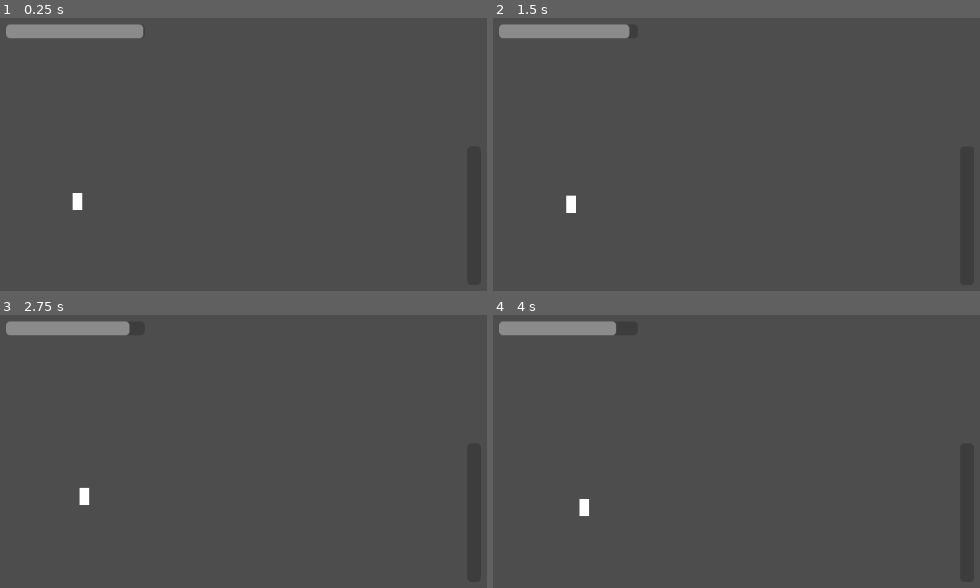
Above: before the commit, frames 1-4 (two rows, left to right).
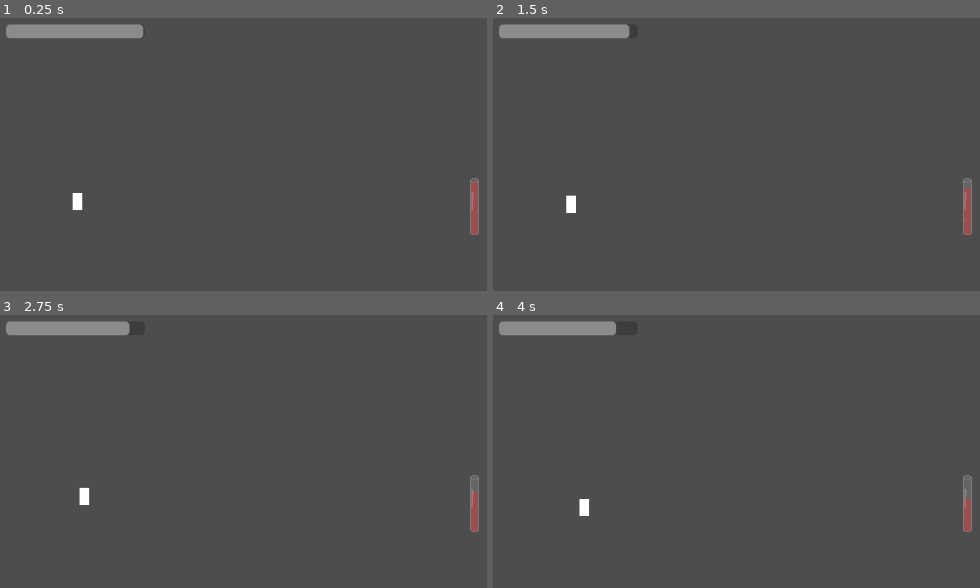
Above: after the commit, the same moments.

Repository: kmazurek/hyper-small-tattooist
Game: Godot game, scene res://scenes/drawing_test.tscn
The game is run twice, just before and just after one commit, with the same random seed, the same clock (stepped at 60 frames per second) and the same inputs.
Inputs (mouse positions are in pixels of both pictures, inside the frame that each line leads up to):
- Up to frame 1 (0.25 s): no input
- Up to frame 2 (1.5 s): tap Enter at 0.5 s; move the mouse to (765, 214) at 0.52 s; click (765, 214) at 0.67 s; move the mouse to (outside the picture) at 1.27 s; click (outside the picture) at 1.42 s
- Up to frame 3 (2.75 s): tap Space at 2 s; move the mouse to (175, 435) at 2.02 s; click (175, 435) at 2.17 s
- Up to frame 4 (4 s): tap Enter at 2.75 s; move the mouse to (outside the picture) at 2.77 s; click (outside the picture) at 2.92 s; tap Space at 3.5 s; move the mouse to (outside the picture) at 3.52 s; click (outside the picture) at 3.67 s

The runs differ from the first frame. In frame 1, 0.4% of the frame differs, in the area x 96-99%, y 58-80%; in frame 2, 0.4%; in frame 3, 0.4%; in frame 4, 0.4%.

Commit message:
nice painbar wip

Diff:
--- a/project.godot
+++ b/project.godot
@@ -17,5 +17,6 @@
 
 [rendering]
 
+textures/canvas_textures/default_texture_filter=0
 renderer/rendering_method="gl_compatibility"
 renderer/rendering_method.mobile="gl_compatibility"
--- a/scenes/components/pain_bar.tscn
+++ b/scenes/components/pain_bar.tscn
@@ -1,17 +1,30 @@
-[gd_scene load_steps=3 format=3 uid="uid://bjx0qr7rglxml"]
+[gd_scene load_steps=5 format=3 uid="uid://bjx0qr7rglxml"]
 
 [ext_resource type="Script" path="res://scripts/components/pain_manager.gd" id="1_j0nnt"]
+[ext_resource type="Texture2D" uid="uid://1dacp6b7tui4" path="res://assets/pain_glass.png" id="2_pu7j1"]
+
+[sub_resource type="StyleBoxEmpty" id="StyleBoxEmpty_c5si6"]
 
 [sub_resource type="Curve" id="Curve_krvj8"]
 _data = [Vector2(0, 0.5), 0.0, 0.0, 0, 0, Vector2(0.247, 0.1), 0.0, 0.0, 0, 0, Vector2(0.753, 0.1), 0.0, 0.0, 0, 0, Vector2(1, 1), 0.0, 0.0, 0, 0]
 point_count = 4
 
-[node name="PainBar" type="ProgressBar"]
-offset_right = 200.0
-offset_bottom = 20.0
+[node name="Node2D" type="Node2D"]
+
+[node name="PainBar" type="ProgressBar" parent="."]
+self_modulate = Color(1, 0, 0, 1)
+offset_left = 3.0
+offset_top = -1.0
+offset_right = 83.0
+offset_bottom = 8.0
 rotation = -1.5708
-value = 50.0
+theme_override_styles/background = SubResource("StyleBoxEmpty_c5si6")
+value = 100.0
 show_percentage = false
 script = ExtResource("1_j0nnt")
 maximum_pain = 20.0
 pain_curve = SubResource("Curve_krvj8")
+
+[node name="PainGlass" type="Sprite2D" parent="."]
+position = Vector2(7.49985, -42)
+texture = ExtResource("2_pu7j1")
--- a/scenes/drawing_test.tscn
+++ b/scenes/drawing_test.tscn
@@ -23,12 +23,7 @@
 max_value = 30.0
 
 [node name="PainBar" parent="." instance=ExtResource("3_glnsa")]
-offset_left = 1112.0
-offset_top = 394.0
-offset_right = 1312.0
-offset_bottom = 414.0
-value = 0.0
+position = Vector2(1115, 323)
 
 [connection signal="on_character_move" from="Character" to="PainBar" method="_on_character_move"]
 [connection signal="time_out" from="TimeLeft" to="Character" method="_on_time_left_time_out"]
-[connection signal="on_pain_exceeded" from="PainBar" to="Character" method="_on_pain_exceeded"]
Binary file added: assets/pain_glass.png
Not shown, added: assets/pain_glass.png.import
